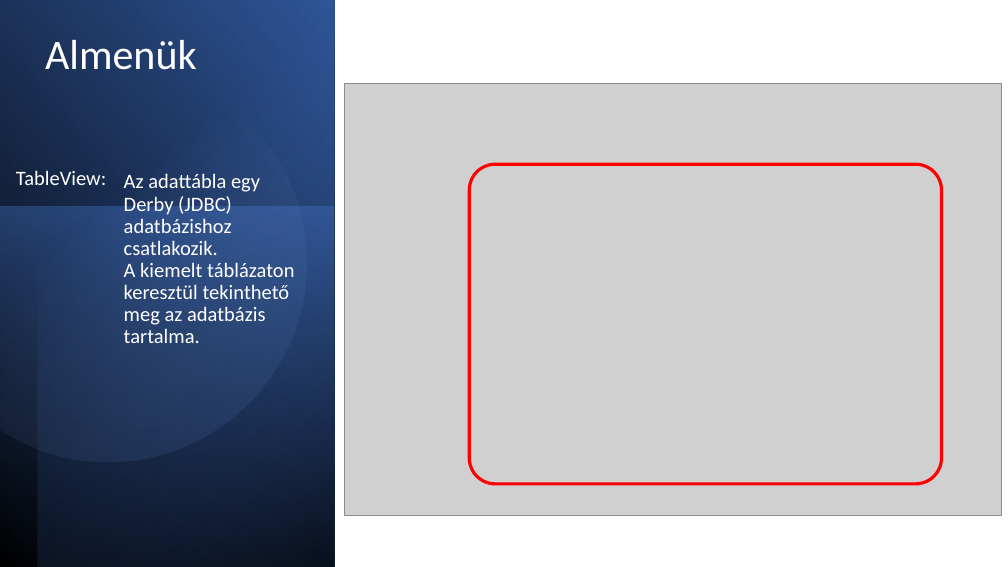
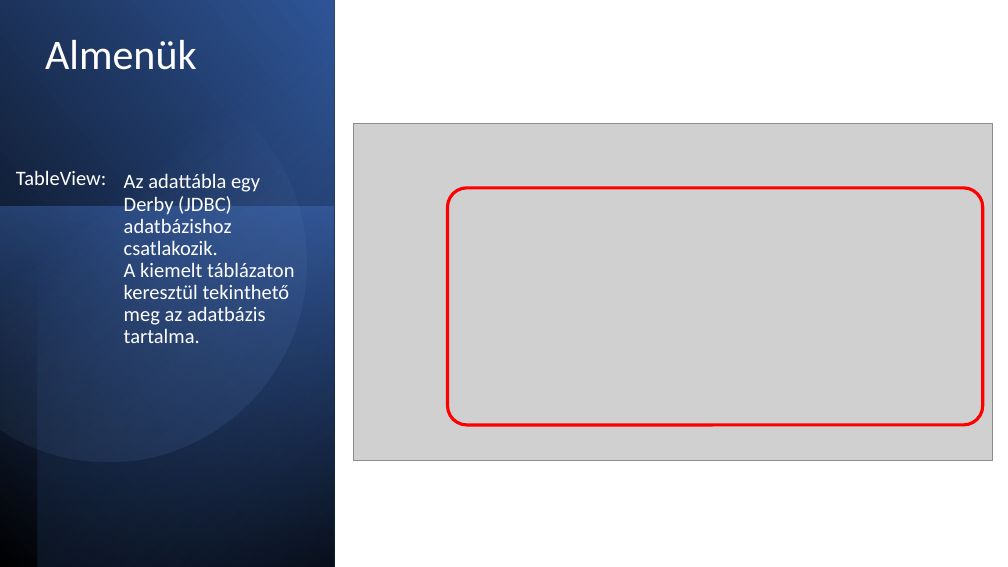
Before and after one commit to bala1228/Szoftver-Projekt, a slide deck: slide 4 of SFM_Projekt_Áttekintés_2.pptx. Drawn at 1008x567 pixels with LibreOffice and Linux fonts; fonts in the diff are those of the drawing; grey boxes stand for pictures. Boxes give left, top, right and bottom in pixels: in the first picture for what was removed or moved away, otherwise in the second. Text is boxed around its words. In the diff, an @@ line names an element or a change of style, - is before the commit and + after.

```diff
--- a/SFM_Projekt_Áttekintés_2.pptx
+++ b/SFM_Projekt_Áttekintés_2.pptx
@@ picture: place and size @@
-picture at [345,83,1002,516]
+picture at [353,123,992,461]
@@ rounded rectangle: place and size @@
-rounded rectangle at [470,164,942,484]
+rounded rectangle at [448,188,983,425]
```
Also in this commit, not shown: 2 other slides changed, 1 slide added.
